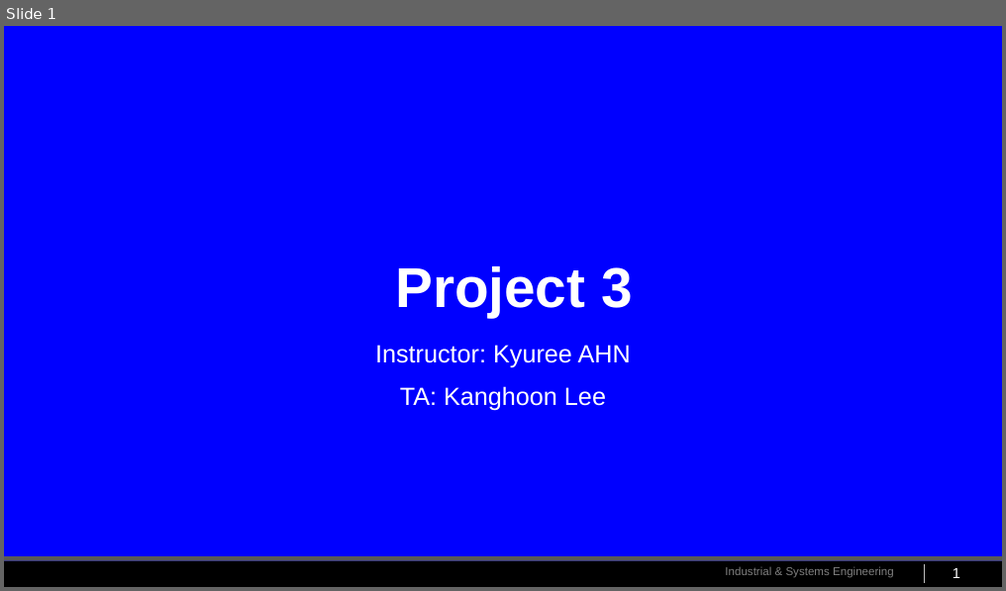
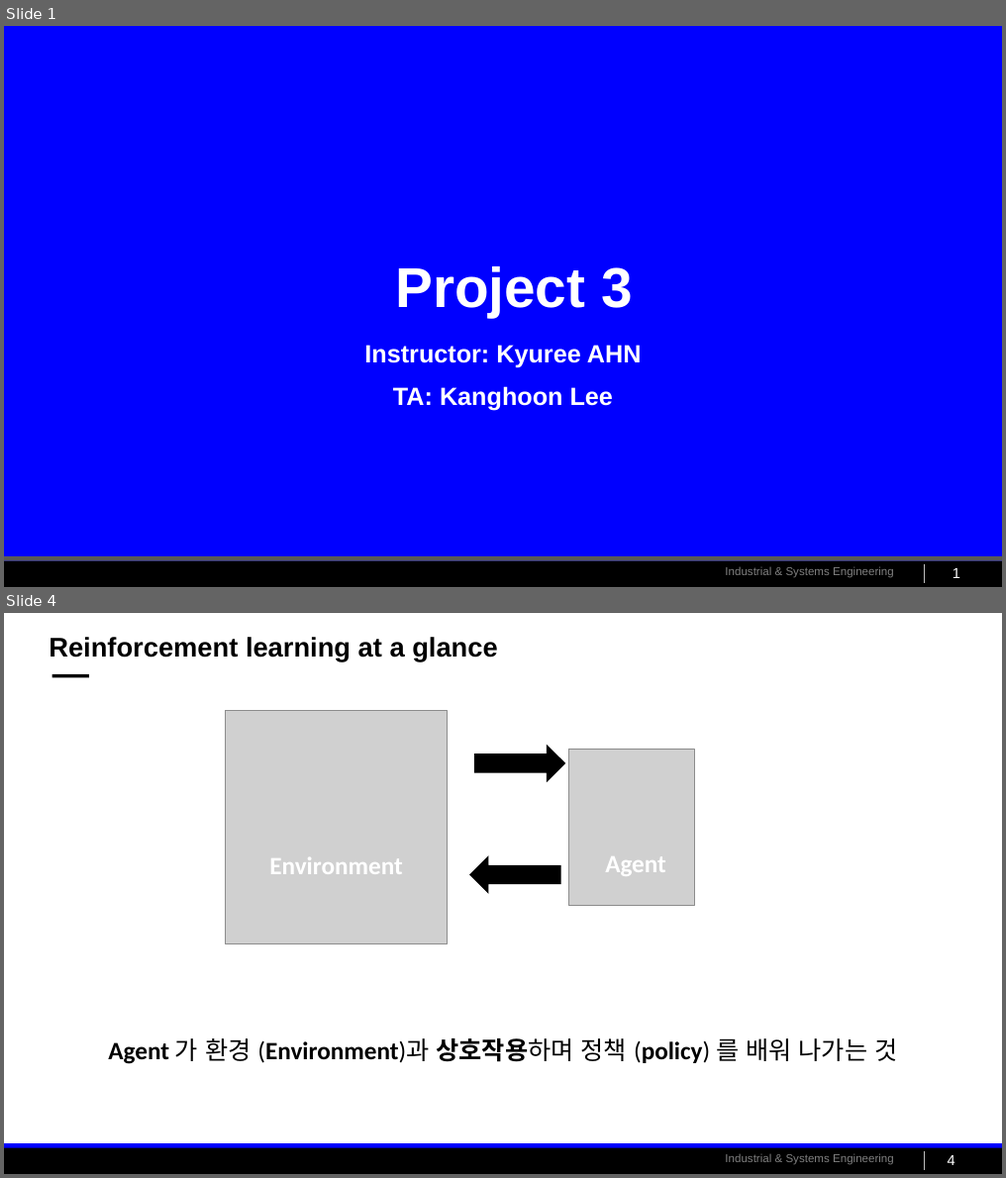
Before and after one commit to cu-rie/gym-poly-reactor-rl, a slide deck: tutorial/Project3_review.pptx. Shown one above the other, each under a label of ours: slide 1 before the commit, slides 1 and 4 after it; the slides between them are not shown. The pictures are 1006x591 and 1006x1178 pixels, drawn with LibreOffice and Linux fonts; fonts in the diff are those of the drawing; grey boxes stand for pictures; background and template pictures are left out. Boxes give left, top, right and bottom in pixels: in the first picture for what was removed or moved away, otherwise in the second. Text is boxed around its words. In the diff, an @@ line names an element or a change of style, - is before the commit and + after.

```diff
--- a/tutorial/Project3_review.pptx
+++ b/tutorial/Project3_review.pptx
@@ slide 4 added at bbox=[4, 613, 1002, 1174], background #FFFFFF; not listed: 4 template elements that a slide beside it also shows @@
@@ title added at bbox=[49, 637, 497, 662], 26 pt, text #000000, bold @@
+Reinforcement learning at a glance
@@ rectangle added at bbox=[52, 674, 88, 678], fill #000000 @@
@@ picture added at bbox=[226, 710, 448, 944] @@
@@ right arrow added at bbox=[474, 744, 565, 782], fill #000000 @@
@@ picture added at bbox=[568, 749, 694, 906] @@
@@ text added at bbox=[269, 858, 402, 874], 24 pt, text #FFFFFF, bold @@
+Environment
@@ right arrow added at bbox=[469, 856, 561, 894], fill #000000 @@
@@ text added at bbox=[605, 857, 666, 876], 24 pt, text #FFFFFF, bold @@
+Agent
@@ text added at bbox=[108, 1039, 897, 1064], 24 pt, text #000000, bold @@
+Agent 가 환경 (Environment)과 상호작용하며 정책 (policy) 를 배워 나가는 것
@@ page number added at bbox=[947, 1156, 955, 1165], 14 pt, text #FFFFFF @@
+4
@@ slide 1 changed as well @@
@@ subtitle "Instructor: Kyuree AHN" at bbox=[364, 345, 642, 411]: bold on @@
```
Also in this commit, not shown: 3 other slides changed, 24 other slides added, 2 other files.
